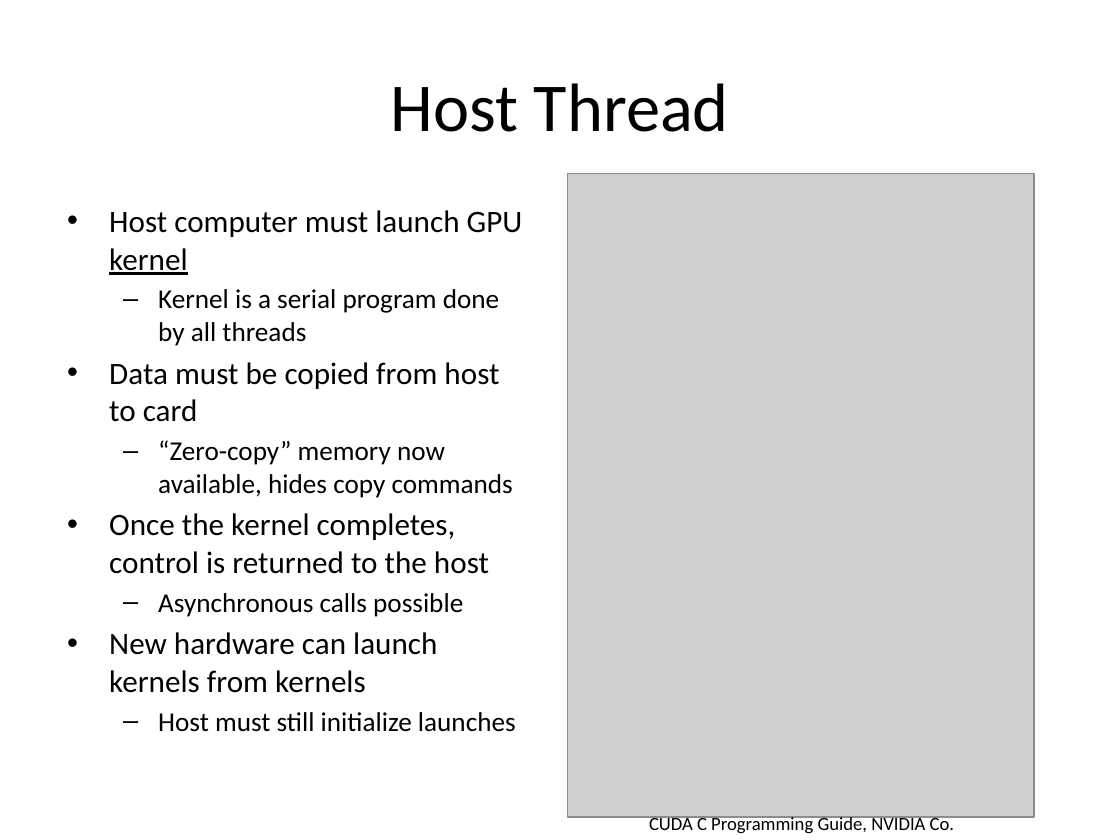
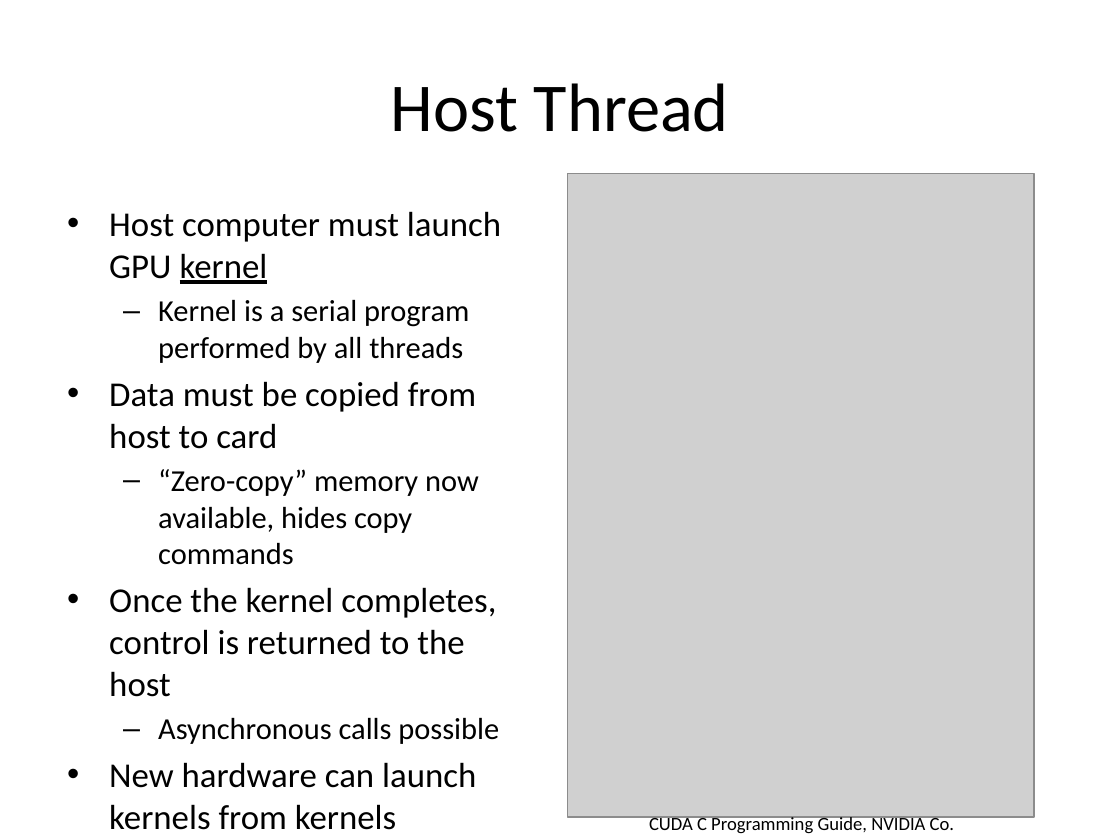
Before and after one commit to sellitforcache/cuda_tut, a slide deck: slide 7 of cuda_tut.pptx. Drawn at 1120x840 pixels with LibreOffice and Linux fonts; fonts in the diff are those of the drawing; grey boxes stand for pictures. Boxes give left, top, right and bottom in pixels: in the first picture for what was removed or moved away, otherwise in the second. Text is boxed around its words. In the diff, an @@ line names an element or a change of style, - is before the commit and + after.

```diff
--- a/cuda_tut.pptx
+++ b/cuda_tut.pptx
@@ text at [109,211,501,830]: size 20 to 22.4 pt in "Host computer must launch GPU kernel", "Data must be copied from host to ...", "Once the kernel completes, control is returned ...", "New hardware can launch kernels from kernels"; size 17.5 to 19.6 pt in "“Zero-copy” memory now available, hides copy commands", "Asynchronous calls possible", "Host must still initialize launches" @@
@@ text at [158,300,469,363]: text changed; size 17.5 to 19.6 pt @@
-  – Kernel is a serial program done by all threads
+  – Kernel is a serial program performed by all threads
```
Also in this commit, not shown: 5 other slides changed.
